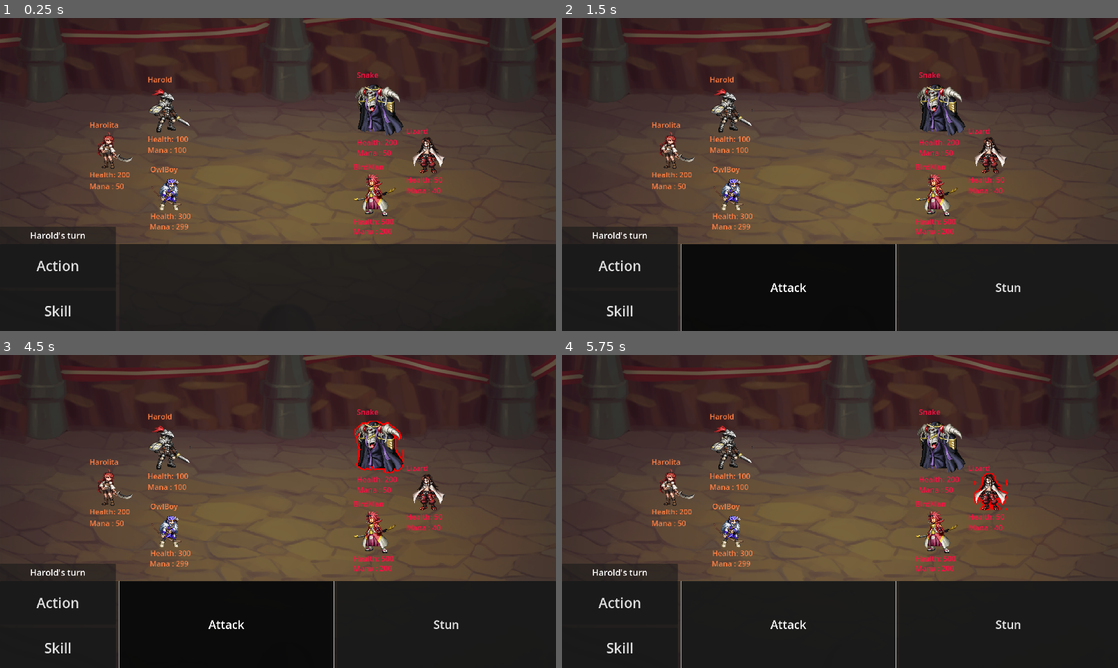
Above: before the commit, frames 1-4 (two rows, left to right).
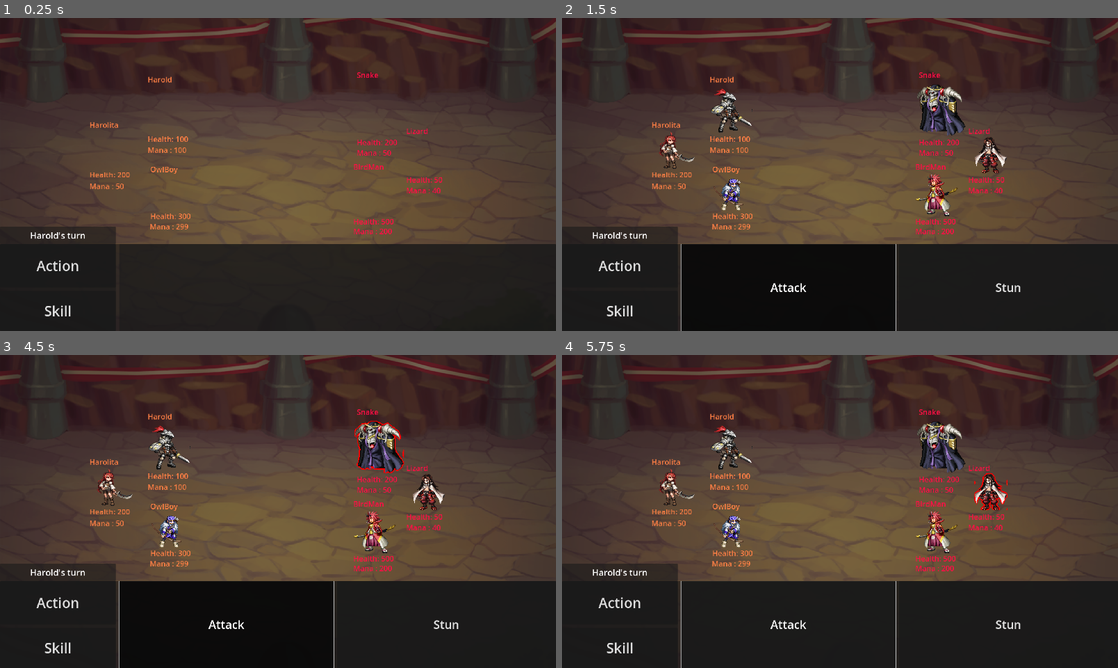
Above: after the commit, the same moments.

Repository: NxKuma/ISCS_RPG
Game: Godot game, scene res://Scene/main.tscn
The game is run twice, just before and just after one commit, with the same random seed, the same clock (stepped at 60 frames per second) and the same inputs. The engine's default icon, where the game draws it, is replaced by a stand-in: a white triangle on a blue panel in a dark square.
Inputs (mouse positions are in pixels of both pictures, inside the frame that each line leads up to):
- Up to frame 1 (0.25 s): no input
- Up to frame 2 (1.5 s): click "Action" at 0.5 s; click "Attack" at 1.25 s
- Up to frame 3 (4.5 s): tap Enter (ui_accept) at 2, 2.27, 2.75, 3.02, 3.5, 4.25 s; move the mouse to (166, 448) at 2.02 s; click (166, 448) at 2.17 s; move the mouse to (116, 486) at 2.77 s; click (116, 486) at 2.92 s; move the mouse to (166, 527) at 3.52 s; click (166, 527) at 3.67 s; move the mouse to (378, 445) at 4.27 s; click (378, 445) at 4.42 s
- Up to frame 4 (5.75 s): tap Enter (ui_accept) at 4.52, 5, 5.27 s; move the mouse to (990, 492) at 5.02 s; click (990, 492) at 5.17 s

The runs differ from the first frame. In frame 1, 2.4% of the frame differs, in the area x 17-80%, y 21-64%; in frame 2, nothing differs; in frame 3, less than 0.1%; in frame 4, less than 0.1%.
Error before the commit: Out of bounds get index '3' (on base: 'Array[Sprite2D]') (res://Script/GameHandler.gd:89)
Error after the commit: Out of bounds get index '3' (on base: 'Array[Sprite2D]') (res://Script/GameHandler.gd:97)

Commit message:
Optimize and SetUp for Execution

Diff:
--- a/iscs-rpg/Material/disolver.tres
+++ b/iscs-rpg/Material/disolver.tres
@@ -15,12 +15,11 @@
 default_input_values = [0, Vector3(0, 0, 0), 1, Vector3(1, 1, 1), 2, Vector3(0.5, 0.5, 0.5)]
 op_type = 3
 
-[sub_resource type="VisualShaderNodeColorConstant" id="VisualShaderNodeColorConstant_4dcjh"]
-output_port_for_preview = 0
-constant = Color(1, 0.13, 0.1, 1)
-
 [sub_resource type="VisualShaderNodeFloatOp" id="VisualShaderNodeFloatOp_062x8"]
 default_input_values = [0, 0.0, 1, 0.03]
+
+[sub_resource type="VisualShaderNodeColorParameter" id="VisualShaderNodeColorParameter_n6mtw"]
+parameter_name = "ColorParameter"
 
 [sub_resource type="VisualShaderNodeTexture2DParameter" id="VisualShaderNodeTexture2DParameter_a6fu2"]
 parameter_name = "Texture2DParameter"
@@ -48,14 +47,15 @@
 code = "shader_type canvas_item;
 render_mode blend_mix;
 
+uniform vec4 ColorParameter : source_color;
 uniform sampler2D Texture2DParameter;
 uniform float DissolveValue : hint_range(0, 1);
 
 
 
 void fragment() {
-// ColorConstant:15
-	vec4 n_out15p0 = vec4(1.000000, 0.130000, 0.100000, 1.000000);
+// ColorParameter:17
+	vec4 n_out17p0 = ColorParameter;
 
 
 	vec4 n_out10p0;
@@ -104,7 +104,7 @@
 
 
 // Mix:14
-	vec3 n_out14p0 = mix(vec3(n_out15p0.xyz), vec3(n_out10p0.xyz), n_out13p0);
+	vec3 n_out14p0 = mix(vec3(n_out17p0.xyz), vec3(n_out10p0.xyz), n_out13p0);
 
 
 // FloatOp:16
@@ -142,6 +142,7 @@
 
 }
 "
+graph_offset = Vector2(-88.9788, 378.89)
 mode = 1
 flags/light_only = false
 nodes/fragment/0/position = Vector2(1660, 340)
@@ -169,8 +170,8 @@
 nodes/fragment/13/position = Vector2(760, -220)
 nodes/fragment/14/node = SubResource("VisualShaderNodeMix_pom57")
 nodes/fragment/14/position = Vector2(1340, -120)
-nodes/fragment/15/node = SubResource("VisualShaderNodeColorConstant_4dcjh")
-nodes/fragment/15/position = Vector2(1000, -280)
 nodes/fragment/16/node = SubResource("VisualShaderNodeFloatOp_062x8")
 nodes/fragment/16/position = Vector2(-40, 300)
-nodes/fragment/connections = PackedInt32Array(3, 0, 4, 2, 4, 0, 5, 0, 6, 0, 5, 4, 7, 0, 5, 5, 9, 0, 10, 2, 5, 0, 11, 1, 10, 4, 11, 2, 11, 0, 0, 1, 12, 0, 4, 0, 4, 0, 13, 0, 8, 0, 13, 1, 6, 0, 13, 4, 7, 0, 13, 5, 10, 0, 14, 1, 13, 0, 14, 2, 15, 0, 14, 0, 14, 0, 0, 0, 8, 0, 16, 0, 16, 0, 5, 1)
+nodes/fragment/17/node = SubResource("VisualShaderNodeColorParameter_n6mtw")
+nodes/fragment/17/position = Vector2(1040, -300)
+nodes/fragment/connections = PackedInt32Array(3, 0, 4, 2, 4, 0, 5, 0, 6, 0, 5, 4, 7, 0, 5, 5, 9, 0, 10, 2, 5, 0, 11, 1, 10, 4, 11, 2, 11, 0, 0, 1, 12, 0, 4, 0, 4, 0, 13, 0, 8, 0, 13, 1, 7, 0, 13, 5, 10, 0, 14, 1, 13, 0, 14, 2, 14, 0, 0, 0, 8, 0, 16, 0, 16, 0, 5, 1, 17, 0, 14, 0, 6, 0, 13, 4)
--- a/iscs-rpg/Material/outline.tres
+++ b/iscs-rpg/Material/outline.tres
@@ -289,6 +289,7 @@
 
 }
 "
+graph_offset = Vector2(2388.28, 1382.31)
 mode = 1
 flags/light_only = false
 nodes/fragment/0/position = Vector2(3000, 1400)
--- a/iscs-rpg/Scene/ui.tscn
+++ b/iscs-rpg/Scene/ui.tscn
@@ -25,6 +25,7 @@
 grow_horizontal = 2
 grow_vertical = 2
 split_offset = 400
+dragger_visibility = 1
 
 [node name="LSelection" type="Panel" parent="BottomContainer/HSplitter"]
 layout_mode = 2
--- a/iscs-rpg/Script/Character.gd
+++ b/iscs-rpg/Script/Character.gd
@@ -15,7 +15,8 @@
 
 var shader_checks: Array[bool] = [false, false, false]
 var is_hovering: bool = false
-
+var done_animating:bool = false
+var dissolve_value:float = 0.0
 
 func align_shader(shader_number: int) -> void:
 	if shader_number == 0:
@@ -24,15 +25,6 @@
 		current_shader = dissolve_shader
 	elif shader_number == 2:
 		current_shader = outline_shader
-		self.material.set_shader(current_shader)
-		if stats.inTeam:
-			self.material.set_shader_parameter("shader_parameter/ColorParameter",Color.AQUA)
-			self.material.set_shader_parameter("shader_parameter/Width",3)
-			print(self.material.get_shader_parameter("shader_parameter/ColorParameter"))
-		else:
-			self.material.set_shader_parameter("shader_parameter/ColorParameter",Color.RED)
-			self.material.set_shader_parameter("shader_parameter/Width",3)
-		return
 	self.material.set_shader(current_shader)
 
 func reset_shader(animation_number: int) -> void:
@@ -44,35 +36,44 @@
 
 func _ready() -> void:
 	player_name.text = stats.entity_name
-	reset_shader(0)
+	reset_shader(1)
+	if stats.inTeam:
+		self.material.set("shader_parameter/ColorParameter",Color.AQUA)
+	else:
+		self.material.set("shader_parameter/ColorParameter",Color.RED)
+
+
 
 func _process(delta: float) -> void:
 	health.text = "Health: " + str(stats.health)
 	mana.text = "Mana : " + str(stats.mana)
 
-	if game_state == 0:
+	if current_shader == dissolve_shader:
+		dissolve_value += delta*0.8
+		self.material.set("shader_parameter/DissolveValue",dissolve_value)
+
+
+	if self.material.get("shader_parameter/DissolveValue") >= 1:
+		done_animating = true
+	if game_state == 0 and done_animating:
 		reset_shader(0)
 
 
 func _on_area_2d_mouse_entered() -> void:
 	if game_state == 2:
+		reset_shader(2)
+		is_hovering = true
+		Input.set_default_cursor_shape(Input.CURSOR_POINTING_HAND)
+		self.material.set("shader_parameter/Width",2)
 		if !stats.inTeam:
-			reset_shader(2)
-			self.material.set_shader_parameter("shader_parameter/Width",3)
-			self.material.set_shader_parameter("shader_parameter/ColorParameter",Color.RED)
-			Input.set_default_cursor_shape(Input.CURSOR_POINTING_HAND)
-			is_hovering = true
+			self.material.set("shader_parameter/ColorParameter",Color.RED)
 		else:
-			print("Hello")
-			reset_shader(2)
-			self.material.set_shader_parameter("shader_parameter/ColorParameter",Color.AQUA)
-			self.material.set_shader_parameter("shader_parameter/Width",3)
-			Input.set_default_cursor_shape(Input.CURSOR_POINTING_HAND)
-			is_hovering = true
+			self.material.set("shader_parameter/ColorParameter",Color.AQUA)
 
 func _input(event: InputEvent) -> void:
 	if event is InputEventMouseButton and is_hovering:
 		if event.button_index == MOUSE_BUTTON_LEFT:
+			is_hovering = false
 			get_parent().target_entity = get_parent().get_entity_count(self,stats.inTeam)
 			get_parent().current_state = get_parent().GameState.Queue
 
--- a/iscs-rpg/Script/GameHandler.gd
+++ b/iscs-rpg/Script/GameHandler.gd
@@ -18,6 +18,9 @@
 var left_buttons: Array[Button] = []
 var right_buttons: Array[Button] = []
 var current_action: String
+var has_queued: bool = false
+var is_done_executing: bool = false
+var is_attack: bool = false
 
 enum GameState{
 	SetUp, #Set Up = Player Chooses their moves
@@ -41,7 +44,7 @@
 
 	right_buttons[0].button_up.connect(_attack_button_press)
 	special_button = right_buttons[1]
-	special_button.button_up.connect(_special_button_press)
+	special_button.button_up.connect(_attack_button_press)
 #--------------------------------------------------------------
 	for child in l_panel.get_children():
 		left_buttons.append(child.get_child(0))
@@ -65,7 +68,11 @@
 
 # Called every frame. 'delta' is the elapsed time since the previous frame.
 func _process(delta: float) -> void:
+	print(current_entity)
 	if current_state == GameState.SetUp and current_entity < team.size():
+		l_panel.set_visible(true)
+		has_queued = false
+		Input.set_default_cursor_shape(Input.CURSOR_ARROW)
 		current_action = " "
 		for b in left_buttons:
 			b.set_mouse_filter(0)
@@ -77,8 +84,9 @@
 		turn_indicator.text = team[current_entity].stats.entity_name +"'s turn"
 		if a_panel.is_visible():
 			special_button.text = team[current_entity].stats.skill_list[0].skill_name
-
+#------------------------------------------------------------------------------
 	elif current_state == GameState.Target:
+		has_queued = false
 		for b in left_buttons:
 			b.set_mouse_filter(2)
 		for b in right_buttons:
@@ -88,24 +96,49 @@
 
 		for skill in team[current_entity].stats.skill_list:
 			if skill.skill_type == "Attack" or current_action == "Attack":
+				is_attack = true
 				for enemy in enemies:
 					enemy.game_state = 2
 			else:
+				is_attack = false
 				for mate in team:
 					mate.game_state = 2
-
-	elif current_state == GameState.Queue and Engine.get_process_frames() % 5 == 0:
-			initialize_action(team[current_entity], current_action, enemies[target_entity])
-			print(action_list)
-
-
+#------------------------------------------------------------------------------
+	elif current_state == GameState.Queue and has_queued == false:
+		has_queued = true
+		var target : Character
+		if is_attack:
+			target = enemies[target_entity]
+		else:
+			target = team[target_entity]
+		initialize_action(team[current_entity], current_action, target)
+#------------------------------------------------------------------------------
+	elif current_state == GameState.Execute:
+		for e in range(enemies.size()):
+			initialize_action(enemies[e],"Attack", team[randi_range(0,2)])
+		Input.set_default_cursor_shape(Input.CURSOR_ARROW)
+		for b in left_buttons:
+			b.set_mouse_filter(0)
+		for b in right_buttons:
+			b.set_mouse_filter(0)
+			b.set_pressed_no_signal(false)
+		for e in entities:
+			e.game_state = 0
+		s_panel.set_visible(false)
+		a_panel.set_visible(false)
+		l_panel.set_visible(false)
+		turn_indicator.text = " "
+		await get_tree().create_timer(1.0).timeout
+		current_entity = 0
+		current_state = GameState.SetUp
+#------------------------------------------------------------------------------
 #Just for checking for now
 func _input(event: InputEvent) -> void:
 	if event.is_action_pressed("ui_accept"):
 		current_entity += 1
 	if current_state == GameState.Target and event.is_action_pressed("ui_cancel"):
 		current_state = GameState.SetUp
-
+#------------------------------------------------------------------------------
 func get_entity_count(entity: Character, is_in_team: bool) -> int:
 	var count: int = 0
 	if is_in_team:
@@ -113,28 +146,24 @@
 	else:
 		count = enemies.find(entity)
 	return count
-
+#------------------------------------------------------------------------------
 func initialize_action(source: Character, action: String, destination: Character):
 	var character_stats: Array[Skill] = source.stats.skill_list
 	for skill in character_stats:
 		if skill.skill_name == action or action == "Attack":
 			action_list[source] = [action, destination]
-			if current_entity < team.size() - 1:
+			if current_entity < team.size()-1:
 				current_entity += 1
 				current_state = GameState.SetUp
 			else:
 				current_state = GameState.Execute
 		else:
 			current_state = GameState.SetUp
-			print("Skill not in Character")
 
 #------------------------------------------------------------------------------
 
 # Button Presses
 func _attack_button_press():
-	current_state = GameState.Target
-
-func _special_button_press():
 	current_state = GameState.Target
 
 func _action_screen_open():
Not shown: 2 places in iscs-rpg/Scene/main.tscn that only renumber resources
